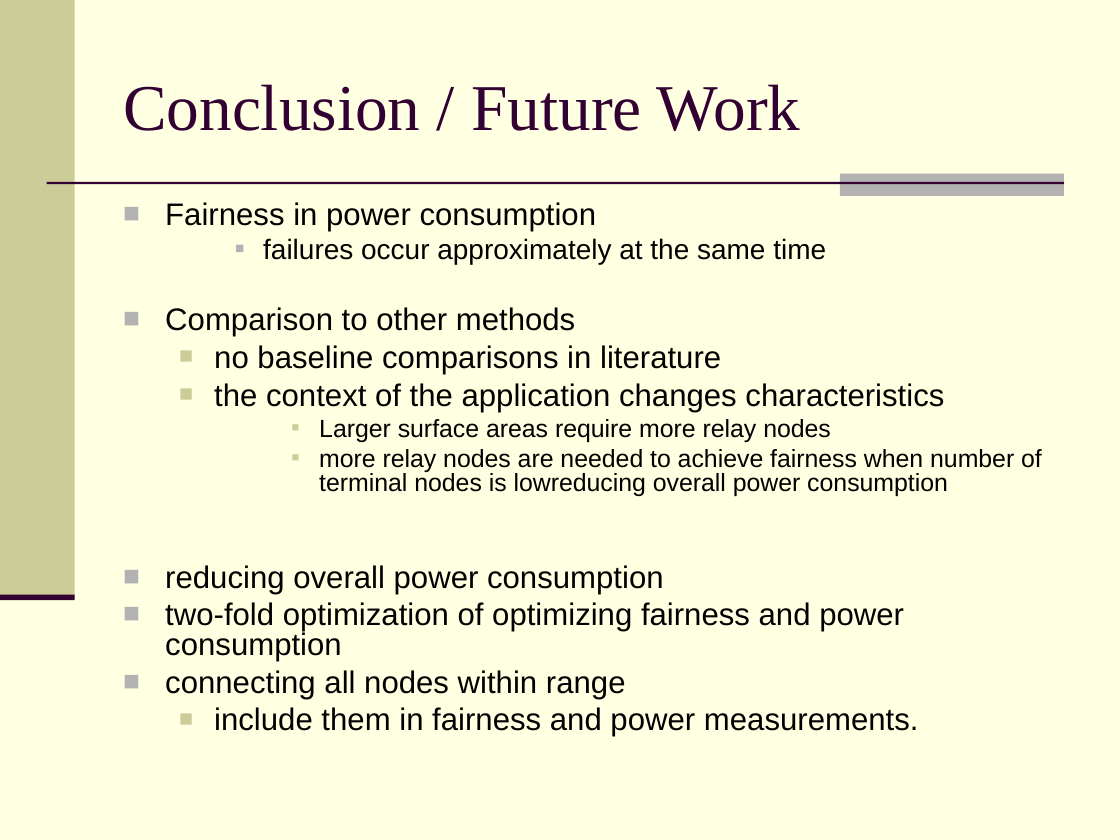
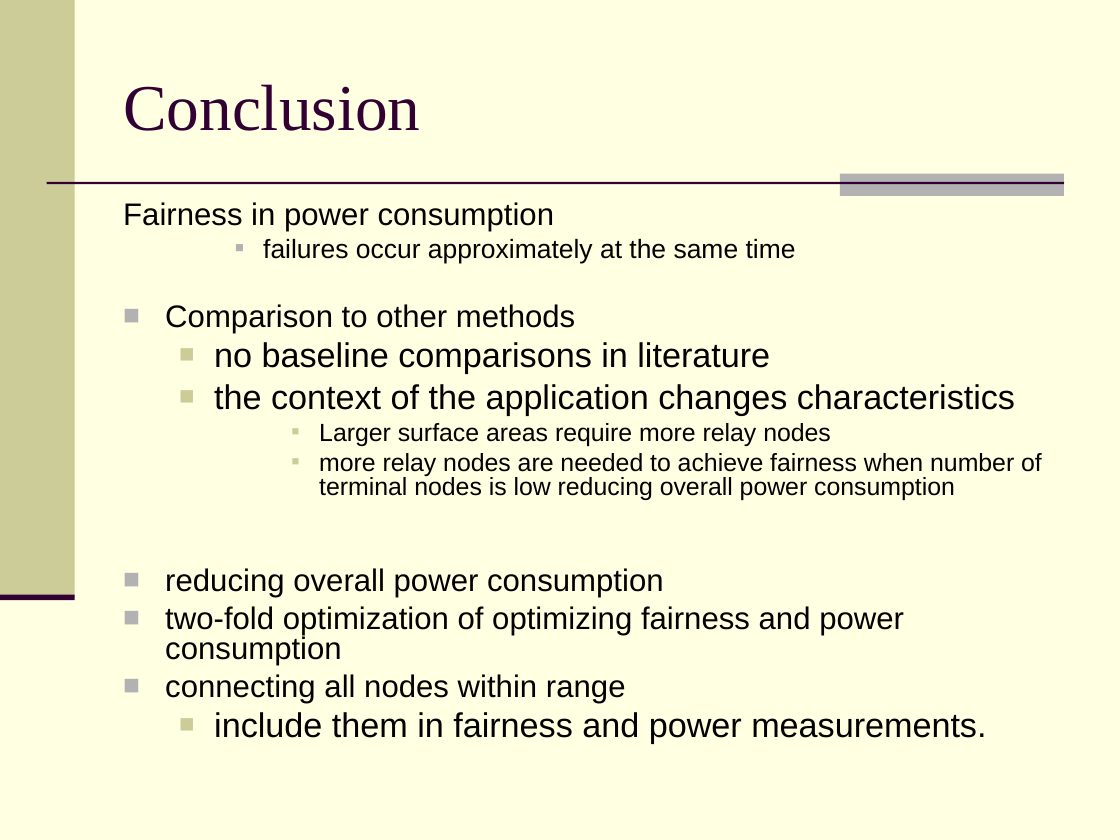
Before and after one commit to feltenberger/cmsc-641-fsmt, a slide deck: slide 19 of Paper/Presentation/Fair, Energy-aware Connectivity in Wireless Sensor Networks.ppt (slide 17 before the commit). Drawn at 1120x840 pixels with LibreOffice and Linux fonts; fonts in the diff are those of the drawing. Boxes give left, top, right and bottom in pixels: in the first picture for what was removed or moved away, otherwise in the second. Text is boxed around its words. In the diff, an @@ line names an element or a change of style, - is before the commit and + after.

Commit message:
PPT updates

```diff
--- a/Paper/Presentation/Fair, Energy-aware Connectivity in Wireless Sensor Networks.ppt
+++ b/Paper/Presentation/Fair, Energy-aware Connectivity in Wireless Sensor Networks.ppt
@@ title at (x1=123, y1=84, x2=420, y2=131): text changed @@
-Conclusion / Future Work
+Conclusion
@@ text at (x1=123, y1=202, x2=1015, y2=744): size 18 to 17 pt in "failures occur approximately at the same time"; size 20 to 22 pt in "no baseline comparisons in literature", "the context of the application changes characteristics", "include them in fairness and power measurements."; bullet ■ to none @@
@@ text at (x1=319, y1=453, x2=1042, y2=500): spaces changed @@
-      ▪ more relay nodes are needed to achieve fairness when number of terminal nodes is lowreducing overall power consumption
+      ▪ more relay nodes are needed to achieve fairness when number of terminal nodes is low reducing overall power consumption
```
Also in this commit, not shown: 3 other slides changed, 3 slides added, 1 slide removed.
